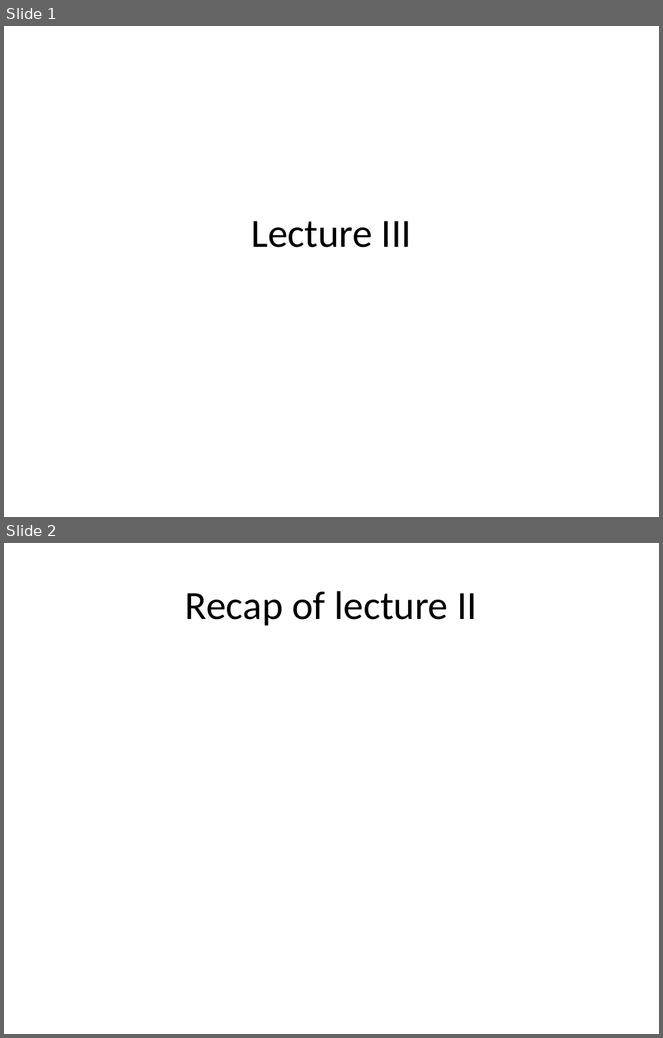
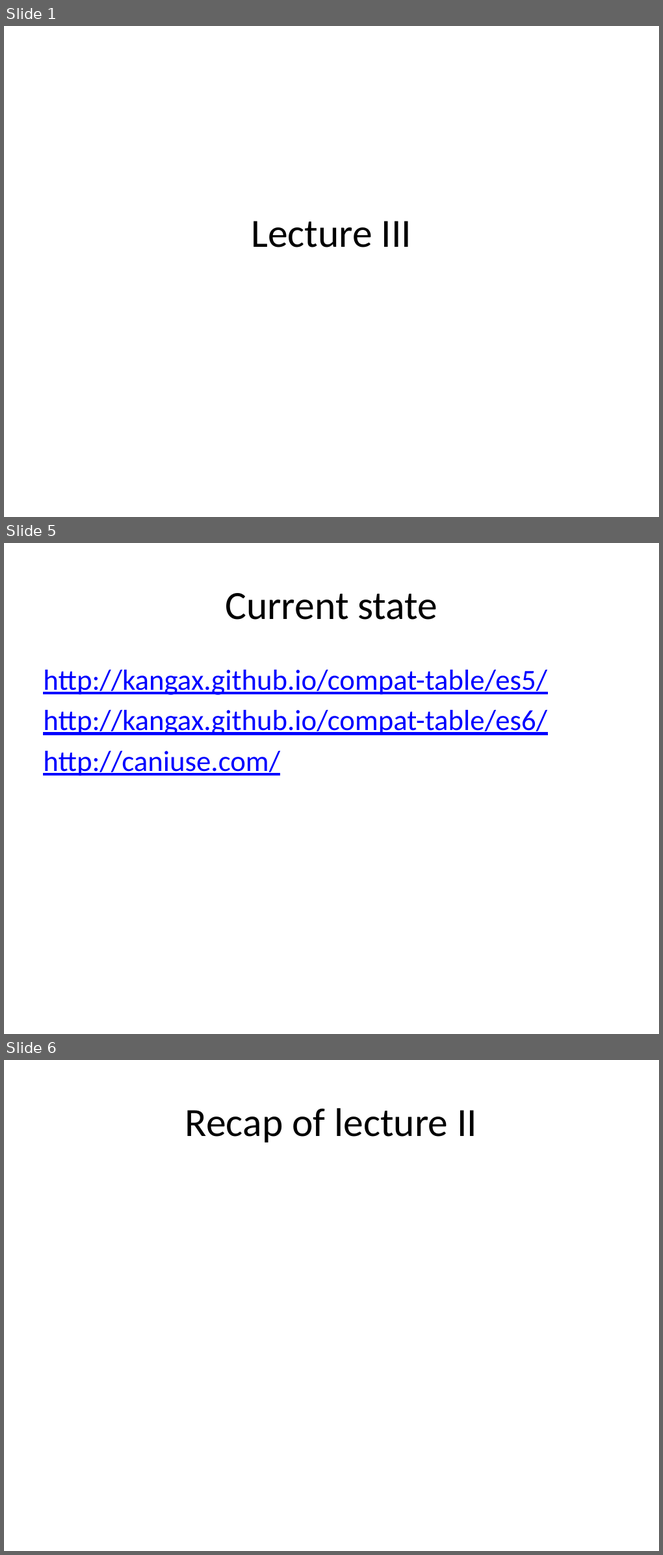
Before and after one commit to dzmitry-varabei/front-end-course, a slide deck: lecture-3-recap-scope/scope.pptx. Shown one above the other, each under a label of ours: slides 1 and 2 before the commit, slides 1, 5 and 6 after it; the slides between them are not shown. The pictures are 663x1038 and 663x1555 pixels, drawn with LibreOffice and Linux fonts; fonts in the diff are those of the drawing. Boxes give left, top, right and bottom in pixels: in the first picture for what was removed or moved away, otherwise in the second. Text is boxed around its words. In the diff, an @@ line names an element or a change of style, - is before the commit and + after.

```diff
--- a/lecture-3-recap-scope/scope.pptx
+++ b/lecture-3-recap-scope/scope.pptx
@@ slide 5 added at (4, 543, 659, 1034), background #FFFFFF @@
@@ title added at (225, 593, 438, 620), 44 pt, text #000000 @@
+Current state
@@ text added at (43, 670, 547, 776), 32 pt, text #0000FF, underline @@
+http://kangax.github.io/compat-table/es5/
+http://kangax.github.io/compat-table/es6/
+http://caniuse.com/
@@ what was slide 2 is now slide 6 @@
```
Also in this commit, not shown: 3 other slides added, 17 slides removed, 2 other files.
